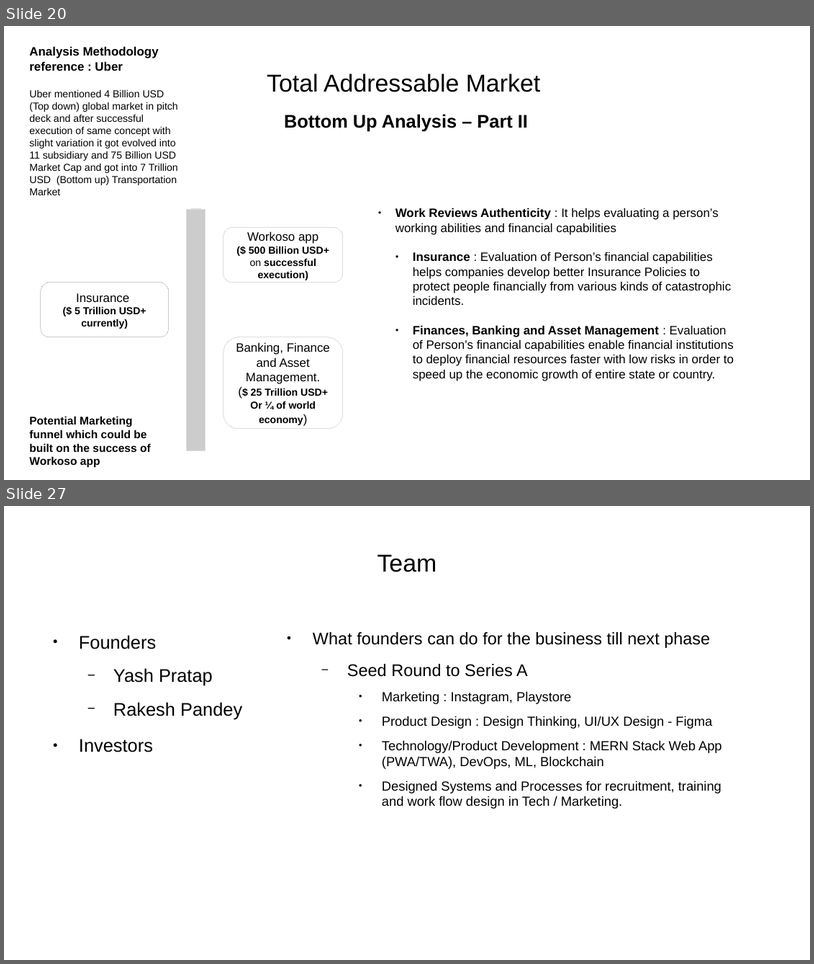
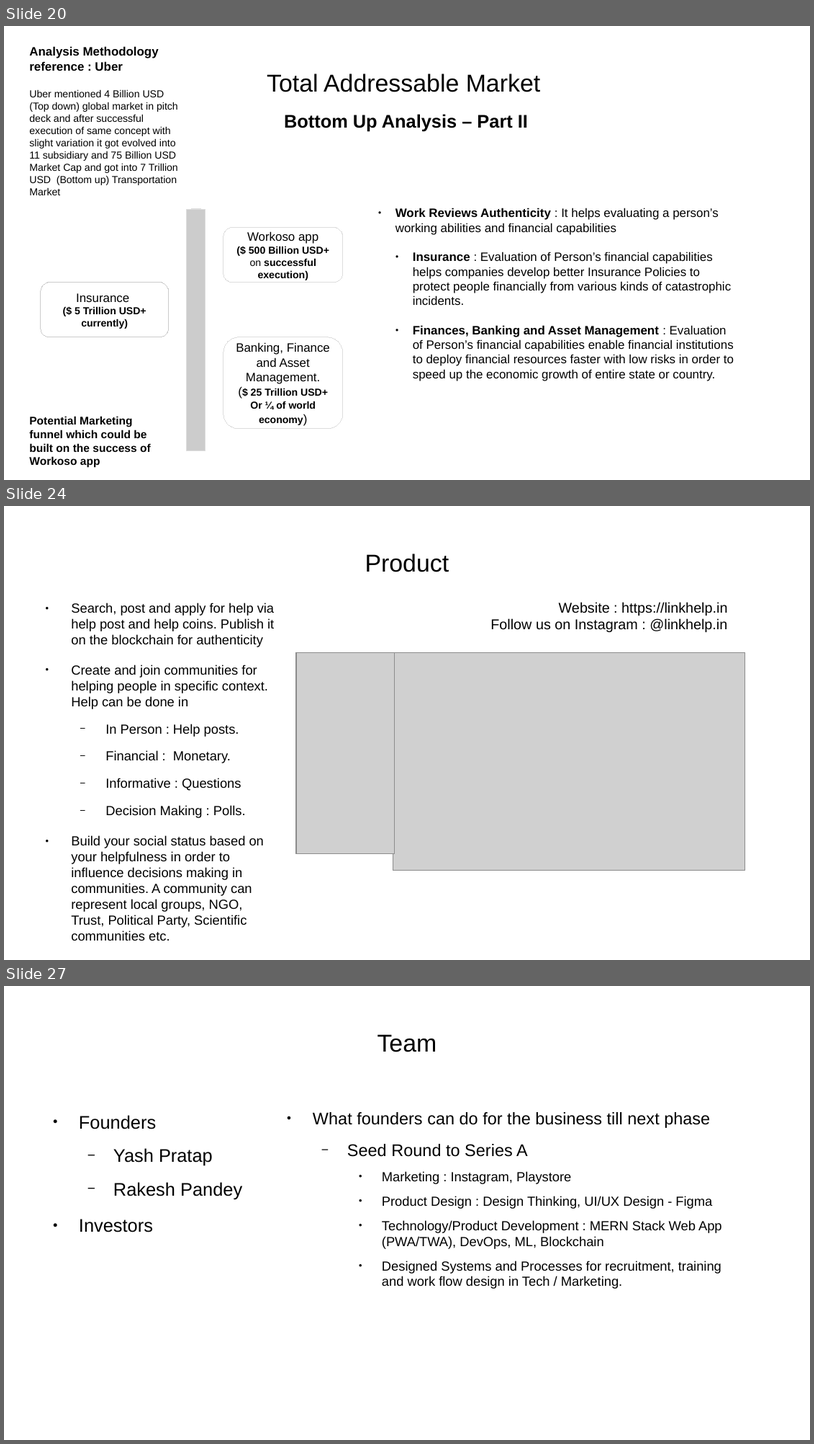
Before and after one commit to yashp241195/startupPitch, a slide deck: pitch.odp. Shown one above the other, each under a label of ours: slides 20 and 27 before the commit, slides 20, 24 and 27 after it; the slides between them are not shown. The pictures are 814x964 and 814x1444 pixels, drawn with LibreOffice and Linux fonts; fonts in the diff are those of the drawing; grey boxes stand for pictures. Boxes give left, top, right and bottom in pixels: in the first picture for what was removed or moved away, otherwise in the second. Text is boxed around its words. In the diff, an @@ line names an element or a change of style, - is before the commit and + after.

```diff
--- a/pitch.odp
+++ b/pitch.odp
@@ slide 24 added at [4,506,810,960], background #FFFFFF @@
@@ title added at [365,554,450,572], 24 pt, text #000000 @@
+Product
@@ text added at [71,602,274,940], 12.9 pt, text #000000 @@
+● Search, post and apply for help via help post and help coins. Publish it on the blockchain for authenticity
+● Create and join communities for helping people in specific context. Help can be done in
+  − In Person : Help posts.
+  − Financial : Monetary.
+  − Informative : Questions
+  − Decision Making : Polls.
+● Build your social status based on your helpfulness in order to influence decisions making in communities. A community can represent local groups, NGO, Trust, Political Party, Scientific communities etc.
@@ text added at [491,602,728,632], 14 pt, text #000000 @@
+Website : https://linkhelp.in
+Follow us on Instagram : @linkhelp.in
@@ picture added at [296,652,394,854] @@
@@ picture added at [297,652,395,854] @@
@@ picture added at [394,652,746,870] @@
@@ picture added at [394,652,746,854] @@
```
Also in this commit, not shown: 6 slides changed, 1 other slide added, 2 slides removed.
